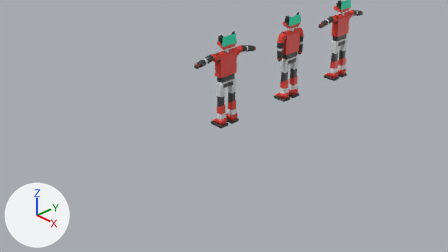
Before and after pictures for a commit that changed the Blender file lobinho/lobo.blend.
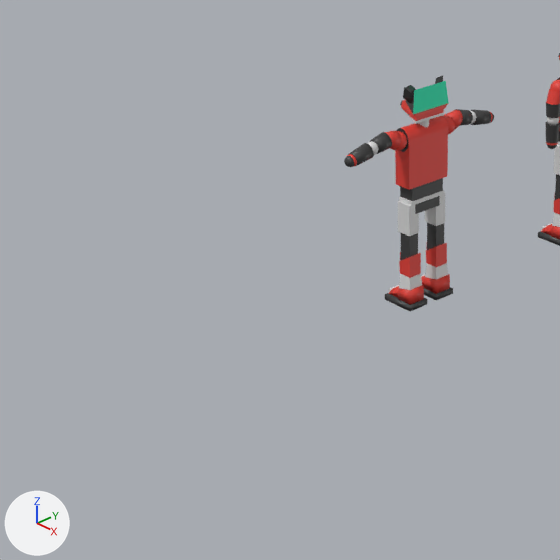
There are two pictures of each version: one from the file's camera 'Camera', one close up on the part from 12% to 63% of the width and 0% to 92% of the height. The lights are fixed; the arrows at lower left show +X, +Y and +Z.

Objects in the first close-up: 'Cilindro.001', 'Cubo.007', 'lobo'.
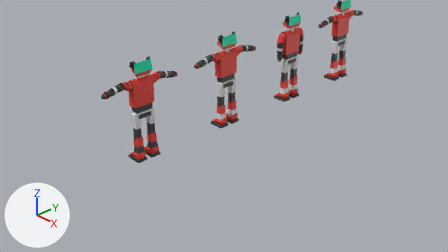
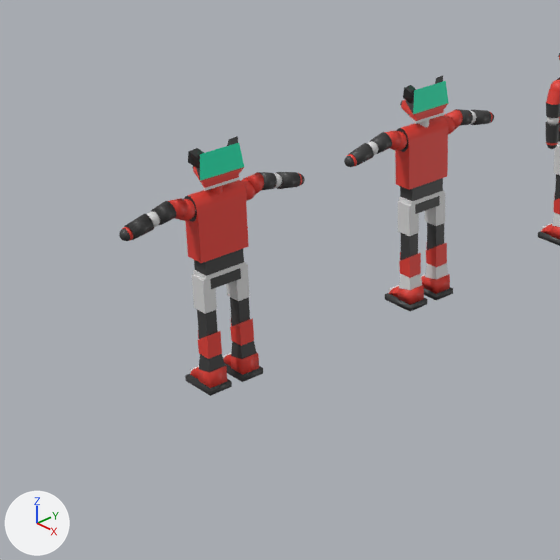
Commit message: feature: add lobo com união das geometrias

The change, as a diff of the scene's bpy script:
```diff
--- a/lobinho/lobo.blend.py
+++ b/lobinho/lobo.blend.py
@@ me_cylinder_005 @@
+me_cylinder_005.from_pydata(...)  # 3616 vertices, 3025 faces; spans x -0.43..0.2, y -1.3..0.39, z -1.83..1.83
+# faces by material slot: [1327, 2, 754, 553, 9, 7, 373]
+me_cylinder_005.materials.append(mat_preto)  # black #3b3b3b
+me_cylinder_005.materials.append(mat_amarelo)  # yellow #e7ba00
+me_cylinder_005.materials.append(mat_laranja)  # red #e73e34
+me_cylinder_005.materials.append(mat_branco)  # light grey #dddddd
+me_cylinder_005.materials.append(mat_vermelho)  # red #ff0000
+me_cylinder_005.materials.append(mat_verde)  # cyan #08e7b1
@@ ob_lobo_union @@
+ob_lobo_union = bpy.data.objects.new('lobo-union', me_cylinder_005)
+ob_lobo_union.location = (0.056, -1.795, 1.307)
+ob_lobo_union.rotation_euler = (1.571, 0.0, 0.0)  # degrees (90, 0, 0)
+ob_lobo_union.scale = (0.478, 1.0, 0.39)
```

Location of each change, [x1, y1, x2, y2] in pixels of the close-ups (560 x 560 px):
'lobo-union', added
    after: [119, 136, 305, 396]
